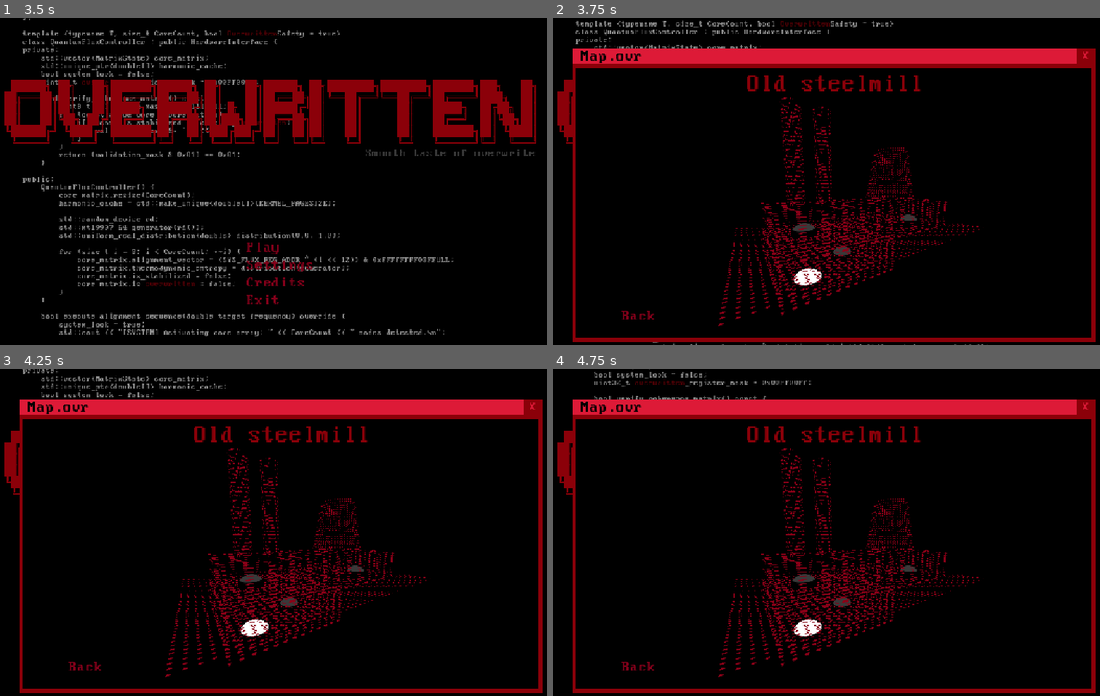
Above: before the commit, frames 1-4 (two rows, left to right).
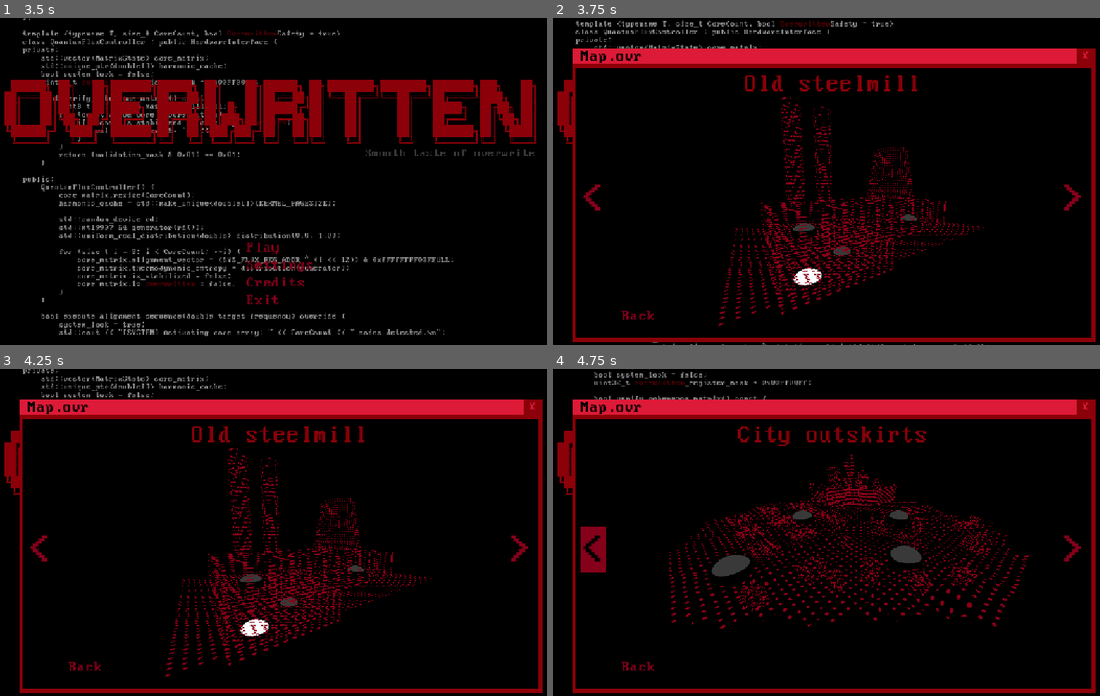
Above: after the commit, the same moments.

Repository: Golczewa/OVERWRITTEN
Game: Godot game, scene res://scenes/main.tscn
The game is run twice, just before and just after one commit, with the same random seed, the same clock (stepped at 60 frames per second) and the same inputs.
Inputs:
- Up to frame 1 (3.5 s): click "Settings" at 0.5 s; click "> Settings" at 1.25 s; click "Credits" at 2 s; click "X" at 2.75 s
- Up to frame 2 (3.75 s): click "Play" at 3.5 s
- Up to frame 3 (4.25 s): no input
- Up to frame 4 (4.75 s): click "Credits" (after the commit: "<") at 4.25 s

Frame 1 is identical in both runs. In frame 2, 2.5% of the frame differs, in the area x 5-97%, y 17-94%; in frame 3, 2.5%; in frame 4, 8.8%, in the area x 5-97%, y 17-95%.

Commit message:
out with it

Diff:
--- a/scenes/enemies/leader_intro.gd
+++ b/scenes/enemies/leader_intro.gd
@@ -17,7 +17,7 @@
 func play_cuscene(body: Node2D):
 	if body != player or player.in_cutscene or stop:
 		return
-	$StaticBody2D/CollisionShape2D.set_deferred("disabled",true)
+	$StaticBody2D/CollisionShape2D.set_deferred("disabled", true)
 	await get_tree().physics_frame
 	get_parent().cutscenes += 1
 	$StaticBody2D2/CollisionShape2D.set_deferred("disabled", false)
--- a/scenes/menu/3d stuff/outscirts.tscn
+++ b/scenes/menu/3d stuff/outscirts.tscn
@@ -25,11 +25,11 @@
 level = 5
 
 [node name="Area3D2" parent="Node3D" unique_id=1140256956 instance=ExtResource("3_tuoik")]
-transform = Transform3D(0.2, 0, 0, 0, 0.2, 0, 0, 0, 0.2, -0.6753439, 0.5368612, -0.76503456)
+transform = Transform3D(0.2, 0, 0, 0, 0.2, 0, 0, 0, 0.2, -0.6753439, 0.5368612, -0.4101559)
 level = 6
 
 [node name="Area3D3" parent="Node3D" unique_id=296312427 instance=ExtResource("3_tuoik")]
-transform = Transform3D(0.2, 0, 0, 0, 0.2, 0, 0, 0, 0.2, -0.50851893, 0.5368612, 0.93427336)
+transform = Transform3D(0.2, 0, 0, 0, 0.2, 0, 0, 0, 0.2, -0.43316483, 0.5368612, 1.4517121)
 level = 7
 
 [node name="Area3D4" parent="Node3D" unique_id=352268714 instance=ExtResource("3_tuoik")]
--- a/scenes/menu/3d stuff/steemill_v2.tscn
+++ b/scenes/menu/3d stuff/steemill_v2.tscn
@@ -3,9 +3,6 @@
 [ext_resource type="Shader" uid="uid://bkpd0riwdw5fg" path="res://shaders/steelmill.gdshader" id="1_6r3jp"]
 [ext_resource type="ArrayMesh" uid="uid://cubodd3iog5vw" path="res://assets/3d stuff/stealmill.obj" id="1_v2jp7"]
 [ext_resource type="PackedScene" uid="uid://k5d3enng1mx" path="res://scenes/menu/3d stuff/3Dbutton.tscn" id="3_dnxhx"]
-
-[sub_resource type="Environment" id="Environment_dnxhx"]
-background_mode = 1
 
 [sub_resource type="ShaderMaterial" id="ShaderMaterial_6r3jp"]
 render_priority = 0
@@ -16,30 +13,25 @@
 
 [node name="Node3D" type="Node3D" unique_id=810478375]
 
-[node name="Camera3D" type="Camera3D" parent="." unique_id=1716677928]
-transform = Transform3D(0.83269906, 0.08618269, -0.5469779, 0, 0.9878136, 0.15564145, 0.55372584, -0.12960249, 0.8225515, -1.9764898, 0.82060504, -0.28494287)
-environment = SubResource("Environment_dnxhx")
-current = true
-
 [node name="MeshInstance3D" type="MeshInstance3D" parent="." unique_id=441258476]
 transform = Transform3D(-4.3711385e-08, 0, -0.99999994, 0, 1, 0, 0.99999994, 0, -4.3711385e-08, 0, 0.45453954, -2.8718421)
 material_override = SubResource("ShaderMaterial_6r3jp")
 mesh = ExtResource("1_v2jp7")
 
-[node name="Node" type="Node3D" parent="." unique_id=820372636]
+[node name="Node3D" type="Node3D" parent="." unique_id=820372636]
 
-[node name="Area3D" parent="Node" unique_id=1127251825 instance=ExtResource("3_dnxhx")]
+[node name="Area3D" parent="Node3D" unique_id=1127251825 instance=ExtResource("3_dnxhx")]
 transform = Transform3D(0.2, 0, 0, 0, 0.2, 0, 0, 0, 0.2, -1.4096454, -0.28229192, -2.1085358)
 level = 1
 
-[node name="Area3D2" parent="Node" unique_id=626608947 instance=ExtResource("3_dnxhx")]
+[node name="Area3D2" parent="Node3D" unique_id=626608947 instance=ExtResource("3_dnxhx")]
 transform = Transform3D(0.2, 0, 0, 0, 0.2, 0, 0, 0, 0.2, -0.59575415, -0.3387503, -2.662819)
 level = 2
 
-[node name="Area3D3" parent="Node" unique_id=494076428 instance=ExtResource("3_dnxhx")]
+[node name="Area3D3" parent="Node3D" unique_id=494076428 instance=ExtResource("3_dnxhx")]
 transform = Transform3D(0.2, 0, 0, 0, 0.2, 0, 0, 0, 0.2, -1.2452115, 0.16939732, -2.7167635)
 level = 3
 
-[node name="Area3D4" parent="Node" unique_id=1944937586 instance=ExtResource("3_dnxhx")]
+[node name="Area3D4" parent="Node3D" unique_id=1944937586 instance=ExtResource("3_dnxhx")]
 transform = Transform3D(0.2, 0, 0, 0, 0.2, 0, 0, 0, 0.2, 0.7601112, 0.16939732, -2.3021865)
 level = 4
--- a/scenes/menu/3d_map_manager.gd
+++ b/scenes/menu/3d_map_manager.gd
@@ -1,21 +1,23 @@
 extends Node3D
 
+const map1_poz = [Vector3(-1.976, 0.821, -0.285), Vector3(-9.0, -33.6, 0)]
+const map2_poz = [Vector3(2.773, 1.521, 2.308), Vector3(-36.4, -81, 0)]
 
-const map1_poz=[Vector3(-1.976,0.821,-0.285),Vector3(-9.0,-33.6,0)]
-const map2_poz=[Vector3(2.815,1.141,2.231),Vector3(-14.4,-78.0,-1.0)]
+var curr_map: Node3D
 
-var curr_map:Node3D
 
 func _ready() -> void:
-	$Camera3D.position=map1_poz[0]
-	$Camera3D.rotation_degrees=map1_poz[1]
-	curr_map=$map1
-	await get_tree().create_timer(2).timeout
-	switch_map(2)
+	$Camera3D.position = map1_poz[0]
+	$Camera3D.rotation_degrees = map1_poz[1]
+	curr_map = $map1
 
 
-func switch_map(map_num:int,time:float=0.4)->void:
+func switch_map(map_num: int, time: float = 0.4) -> void:
 	var tween := create_tween().set_parallel()
-	tween.tween_property($Camera3D,"position",get("map"+str(map_num)+"_poz")[0],time)
-	tween.tween_property($Camera3D,"rotation_degrees",get("map"+str(map_num)+"_poz")[1],time)
-	curr_map=get_node("map"+str(map_num))
+	tween.tween_property($Camera3D, "position", get("map" + str(map_num) + "_poz")[0], time)
+	tween.tween_property($Camera3D, "rotation_degrees", get("map" + str(map_num) + "_poz")[1], time)
+	curr_map = get_node("map" + str(map_num))
+
+
+func get_buttons() -> Array[Node]:
+	return curr_map.get_node("Node3D").get_children()
--- a/scenes/menu/3d_map_manager.tscn
+++ b/scenes/menu/3d_map_manager.tscn
@@ -16,6 +16,6 @@
 transform = Transform3D(0.783408, 0, -0.62150764, 0, 1, 0, 0.62150764, 0, 0.783408, 5.572386, 0, 1.7990613)
 
 [node name="Camera3D" type="Camera3D" parent="." unique_id=840099726]
-transform = Transform3D(0.20240559, 0.3101642, -0.92888653, -0.029907467, 0.95003456, 0.31070885, 0.978845, -0.03510857, 0.20156851, 3.202732, 1.1408386, 1.6074038)
+transform = Transform3D(0.15643449, 0.5861129, -0.7949842, 0, 0.8048938, 0.5934189, 0.98768836, -0.09283118, 0.12591316, 2.773178, 1.5206525, 2.307519)
 environment = SubResource("Environment_06a03")
 current = true
--- a/scenes/menu/menu_map_choice.gd
+++ b/scenes/menu/menu_map_choice.gd
@@ -3,6 +3,10 @@
 var label_pack: PackedScene = preload("res://scenes/menu/level_label.tscn")
 var dragging = false
 var drag_offset = Vector2()
+var curr_map := 1
+var map_names:=["Old steelmill","City outskirts"]
+const max_map := 2
+@onready var map_manager: Node3D = $SubViewportContainer/SubViewport/Node3D
 
 
 func _ready() -> void:
@@ -13,6 +17,8 @@
 	$AspectRatioContainer/VBoxContainer/PanelContainer/HBoxContainer/Control.gui_input.connect(
 		_on_panel_container_gui_input
 	)
+	$HBoxContainer/Button3.pressed.connect(next_map)
+	$HBoxContainer/Button4.pressed.connect(previous_map)
 	setup_buttons()
 	_warmup_3d_preview()
 
@@ -46,7 +52,8 @@
 
 
 func show_label(pos: Vector3, num: int) -> void:
-	var button_pos = $SubViewportContainer/SubViewport/Node3D/Camera3D.unproject_position(pos)
+	var camera_ = map_manager.get_node("Camera3D")
+	var button_pos = camera_.unproject_position(pos)
 	var container = $SubViewportContainer
 	var viewport = $SubViewportContainer/SubViewport
 	var ratio = container.size / Vector2(viewport.size)
@@ -59,7 +66,7 @@
 
 
 func setup_buttons() -> void:
-	var buttons = $SubViewportContainer/SubViewport/Node3D/Node.get_children()
+	var buttons = map_manager.get_buttons()
 	for button in buttons:
 		button.mouse_entered.connect(show_label.bind(button.global_position, button.level))
 		button.mouse_exited.connect(hide_label)
@@ -79,7 +86,7 @@
 
 
 func refresh_buttons():
-	var buttons = $SubViewportContainer/SubViewport/Node3D/Node.get_children()
+	var buttons = map_manager.get_buttons()
 	for button in buttons:
 		button.set_button_colors()
 
@@ -90,3 +97,22 @@
 	await get_tree().process_frame
 	await get_tree().process_frame
 	viewport.render_target_update_mode = SubViewport.UPDATE_ALWAYS
+
+
+func next_map():
+	curr_map += 1
+	if curr_map > max_map:
+		curr_map = 1
+	map_manager.switch_map(curr_map)
+	swich_name(curr_map-1)
+
+
+func previous_map():
+	curr_map -= 1
+	if curr_map < 1:
+		curr_map = max_map
+	map_manager.switch_map(curr_map)
+	swich_name(curr_map-1)
+
+func swich_name(i:int):
+	$Label.text=map_names[i]
--- a/scenes/menu/menu_map_choice.tscn
+++ b/scenes/menu/menu_map_choice.tscn
@@ -2,7 +2,7 @@
 
 [ext_resource type="Script" uid="uid://bo6iv6ycgyodt" path="res://scenes/menu/menu_map_choice.gd" id="1_086vr"]
 [ext_resource type="PackedScene" uid="uid://du4k8ns7pgxg8" path="res://scenes/menu/button.tscn" id="2_g5ekd"]
-[ext_resource type="PackedScene" uid="uid://b0fntd36ji6wt" path="res://scenes/menu/3d stuff/steemill_v2.tscn" id="3_g5ekd"]
+[ext_resource type="PackedScene" uid="uid://b0smgc5fx4h8p" path="res://scenes/menu/3d_map_manager.tscn" id="3_4d16b"]
 [ext_resource type="FontFile" uid="uid://lk1dml0r76fp" path="res://assets/menu/Perfect DOS VGA 437 Win.ttf" id="5_4d16b"]
 [ext_resource type="PackedScene" uid="uid://bgn3h5bg7xvyc" path="res://scenes/menu/menu_panel_v2.tscn" id="5_pj20j"]
 [ext_resource type="PackedScene" uid="uid://bjll8nw7yfsi7" path="res://scenes/menu/level_label.tscn" id="6_4d16b"]
@@ -11,6 +11,24 @@
 font = ExtResource("5_4d16b")
 font_size = 48
 font_color = Color(0.54509807, 0, 0.03529412, 1)
+
+[sub_resource type="StyleBoxFlat" id="StyleBoxFlat_4d16b"]
+bg_color = Color(0.52156866, 0, 0.101960786, 1)
+
+[sub_resource type="StyleBoxEmpty" id="StyleBoxEmpty_8oyp7"]
+
+[sub_resource type="StyleBoxFlat" id="StyleBoxFlat_ajjll"]
+bg_color = Color(0.52156866, 0, 0.101960786, 1)
+
+[sub_resource type="Theme" id="Theme_iejgq"]
+default_font = ExtResource("5_4d16b")
+Button/colors/font_color = Color(0.52156866, 0, 0.101960786, 1)
+Button/colors/font_hover_color = Color(0, 0, 0, 1)
+Button/font_sizes/font_size = 30
+Button/fonts/font = ExtResource("5_4d16b")
+Button/styles/hover = SubResource("StyleBoxFlat_4d16b")
+Button/styles/normal = SubResource("StyleBoxEmpty_8oyp7")
+Button/styles/pressed = SubResource("StyleBoxFlat_ajjll")
 
 [node name="Control2" type="Control" unique_id=1884821685]
 layout_mode = 3
@@ -45,7 +63,7 @@
 size = Vector2i(719, 487)
 render_target_update_mode = 4
 
-[node name="Node3D" parent="SubViewportContainer/SubViewport" unique_id=810478375 instance=ExtResource("3_g5ekd")]
+[node name="Node3D" parent="SubViewportContainer/SubViewport" unique_id=812272336 instance=ExtResource("3_4d16b")]
 
 [node name="Button2" parent="." unique_id=2078812563 instance=ExtResource("2_g5ekd")]
 layout_mode = 0
@@ -57,13 +75,34 @@
 
 [node name="Label" type="Label" parent="." unique_id=338550579]
 layout_mode = 0
-offset_left = 346.0
+offset_left = 8.0
 offset_top = 48.0
-offset_right = 697.0
+offset_right = 1026.0
 offset_bottom = 96.0
 text = "Old steelmill"
 label_settings = SubResource("LabelSettings_8oyp7")
+horizontal_alignment = 1
 
 [node name="PanelContainer" parent="." unique_id=1654148982 instance=ExtResource("6_4d16b")]
 visible = false
 layout_mode = 0
+
+[node name="HBoxContainer" type="HBoxContainer" parent="." unique_id=780142480]
+layout_mode = 0
+offset_top = 252.0
+offset_right = 1034.0
+offset_bottom = 343.0
+theme_override_constants/separation = 900
+alignment = 1
+
+[node name="Button4" type="Button" parent="HBoxContainer" unique_id=145354329]
+layout_mode = 2
+theme = SubResource("Theme_iejgq")
+theme_override_font_sizes/font_size = 90
+text = "<"
+
+[node name="Button3" type="Button" parent="HBoxContainer" unique_id=33581759]
+layout_mode = 2
+theme = SubResource("Theme_iejgq")
+theme_override_font_sizes/font_size = 90
+text = ">"
--- a/scenes/player/player_patchwork.gd
+++ b/scenes/player/player_patchwork.gd
@@ -8,10 +8,10 @@
 			for i in range(0, 3):
 				if is_hand_in_wall():
 					break
-				var enemy_in_hand=is_hand_in_enemy()
+				var enemy_in_hand = is_hand_in_enemy()
 				if enemy_in_hand:
-					enemy_in_hand.take_damage(dmg,0)
-				else :
+					enemy_in_hand.take_damage(dmg, 0)
+				else:
 					_spawn_bullet()
 				AudioPlayer.play_game_sfx(AudioPlayer.patchwork_shot, 4)
 				await get_tree().create_timer(0.2).timeout
